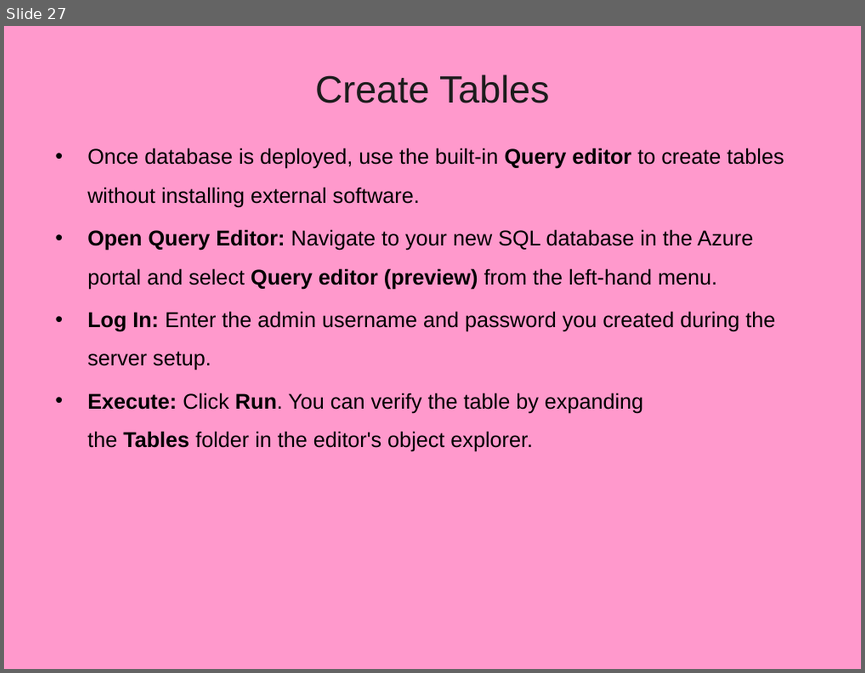
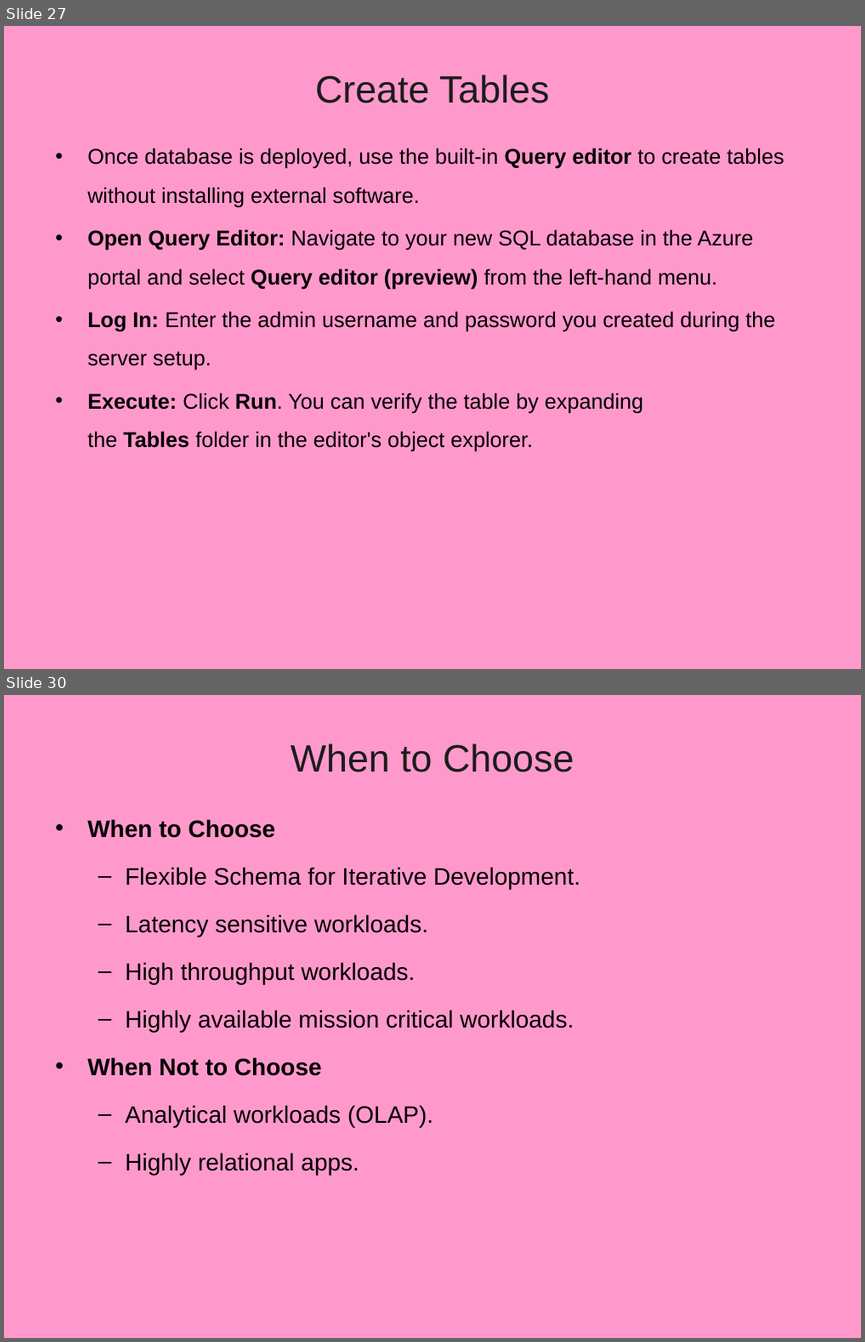
Before and after one commit to vatsanTraining/training_jan_2026, a slide deck: 18_Azure_sql.pptx. Shown one above the other, each under a label of ours: slide 27 before the commit, slides 27 and 30 after it; the slides between them are not shown. The pictures are 865x673 and 865x1342 pixels, drawn with LibreOffice and Linux fonts; fonts in the diff are those of the drawing; background and template pictures are left out. Boxes give left, top, right and bottom in pixels: in the first picture for what was removed or moved away, otherwise in the second. Text is boxed around its words. In the diff, an @@ line names an element or a change of style, - is before the commit and + after.

```diff
--- a/18_Azure_sql.pptx
+++ b/18_Azure_sql.pptx
@@ slide 30 added at bbox=[4, 695, 861, 1338], background picture (left out) @@
@@ title added at bbox=[290, 743, 574, 772], 32 pt, text #1C1C1C @@
+When to Choose
@@ text added at bbox=[87, 819, 580, 1174], 20 pt, text #000000 @@
+• When to Choose
+  – Flexible Schema for Iterative Development.
+  – Latency sensitive workloads.
+  – High throughput workloads.
+  – Highly available mission critical workloads.
+• When Not to Choose
+  – Analytical workloads (OLAP).
+  – Highly relational apps.
```
Also in this commit, not shown: 6 other slides added, 1 other file.
